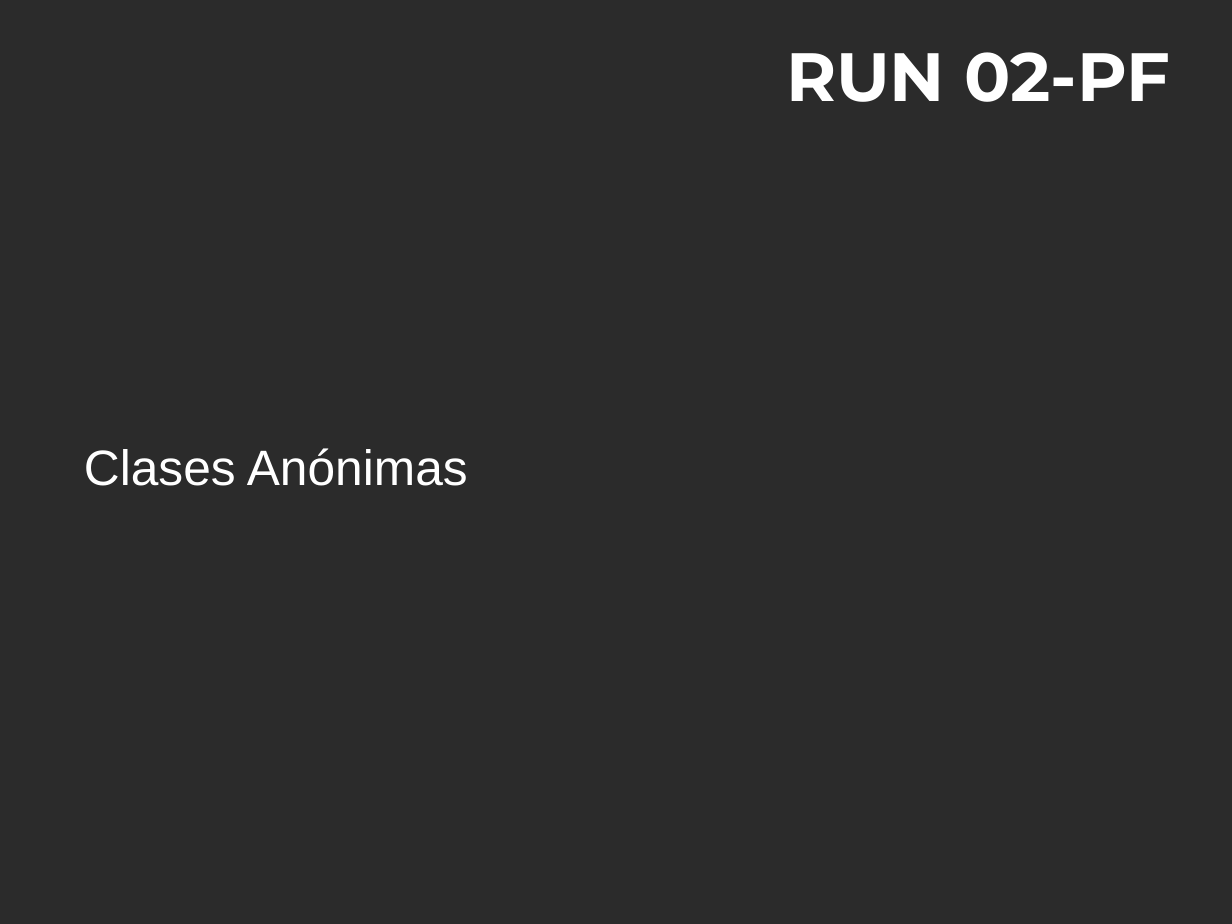
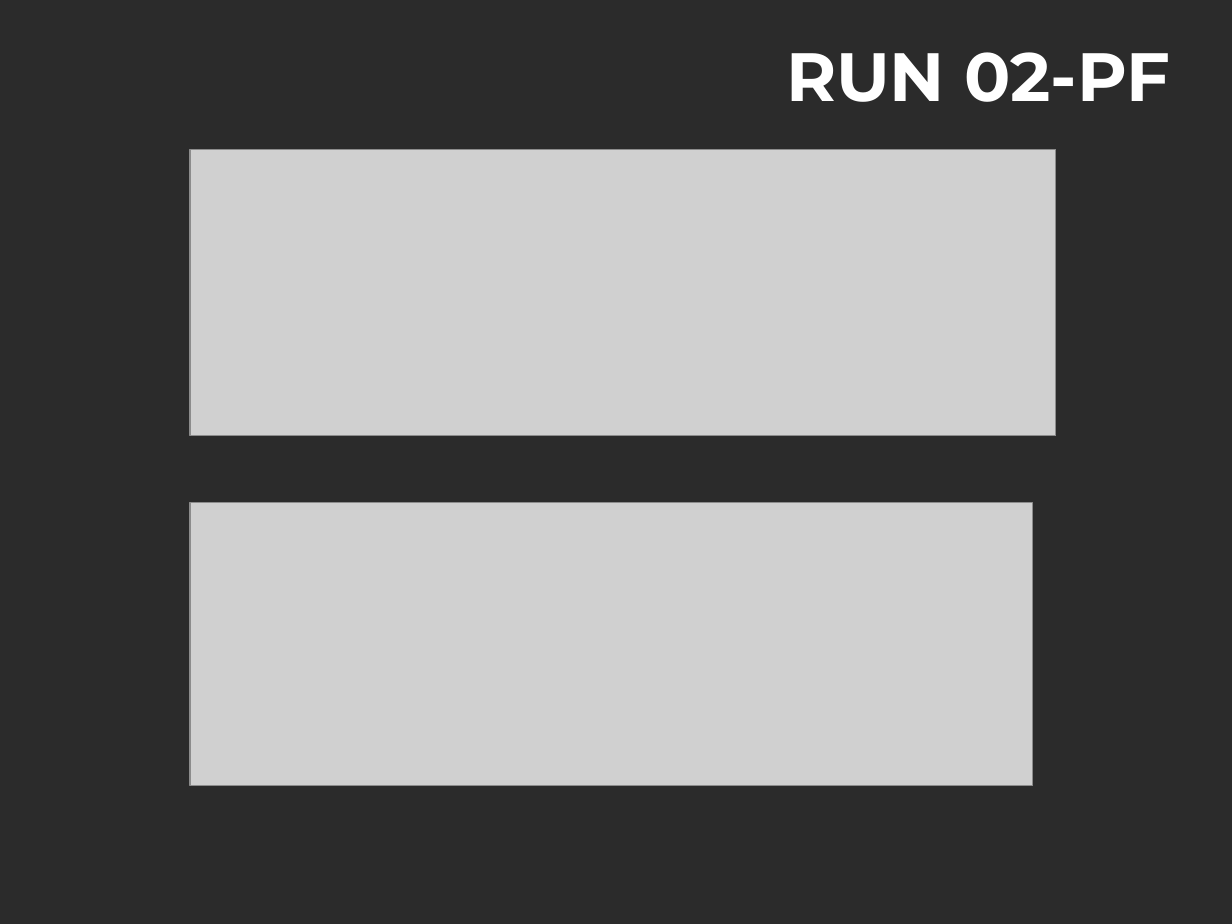
Before and after one commit to yracnet/java-fp, a slide deck: slide 15 of java-fp.odp. Drawn at 1232x924 pixels with LibreOffice and Linux fonts; fonts in the diff are those of the drawing; grey boxes stand for pictures; background and template pictures are left out; a plain dark background stands for a picture behind light text. Boxes give left, top, right and bottom in pixels: in the first picture for what was removed or moved away, otherwise in the second. Text is boxed around its words. In the diff, an @@ line names an element or a change of style, - is before the commit and + after.

```diff
--- a/java-fp.odp
+++ b/java-fp.odp
@@ picture added at bbox=[190, 150, 1056, 436] @@
@@ text removed at bbox=[84, 448, 468, 486] @@
-Clases Anónimas
@@ picture added at bbox=[190, 503, 1033, 786] @@
```
Also in this commit, not shown: 1 slide added.
